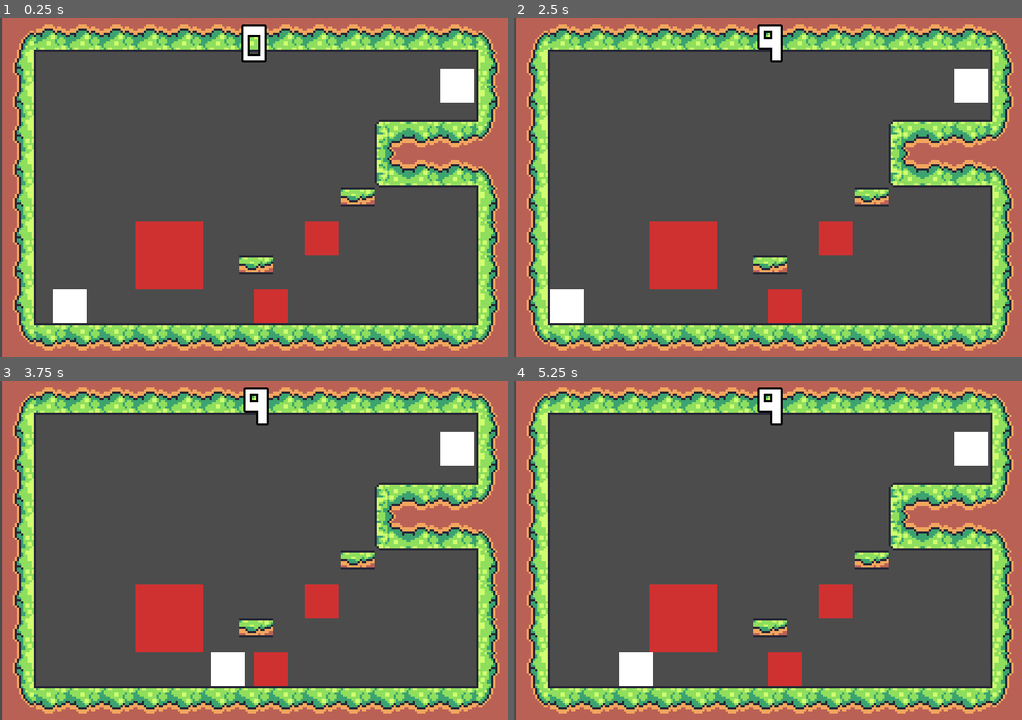
Above: before the commit, frames 1-4 (two rows, left to right).
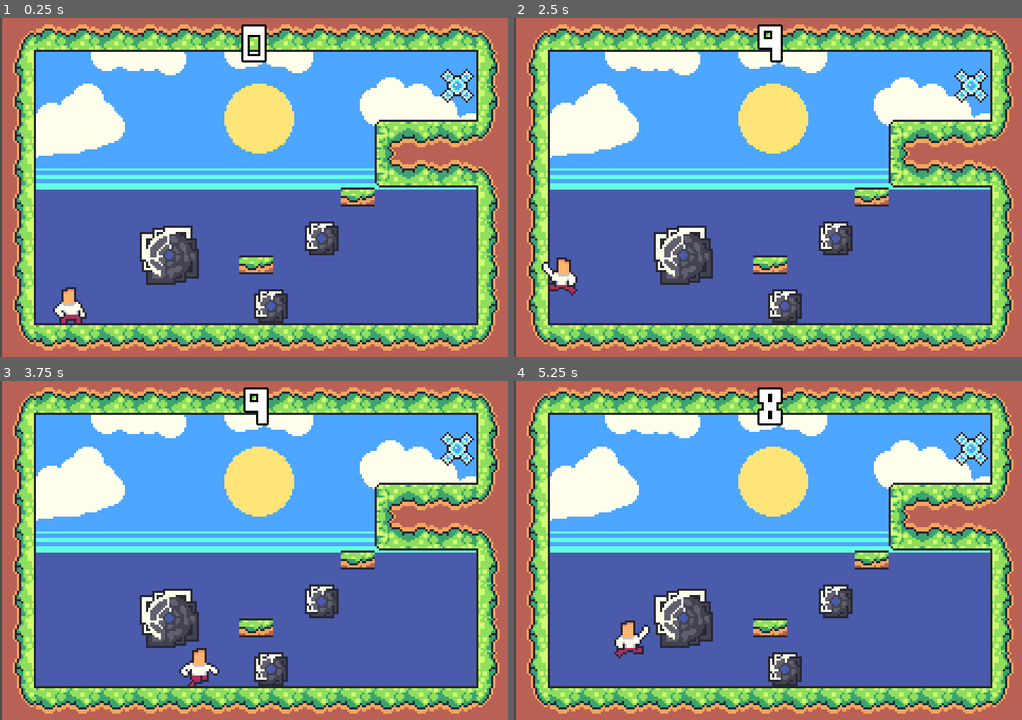
Above: after the commit, the same moments.

Repository: CaresleGames/LDJam51
Game: Godot game, scene res://src/Levels/Level6.tscn
Same seed, same stepped clock (60 frames per second), same inputs: the game is played once before the commit and once after it. The project has no main scene, so this scene is started directly.
Inputs:
- Up to frame 1 (0.25 s): no input
- Up to frame 2 (2.5 s): hold Right (ui_right) 0.53-2.03 s; hold Left (ui_left) from 2.03 s (still down)
- Up to frame 3 (3.75 s): tap Enter at 2.75 s; release Left (ui_left) at 2.78 s; hold Right (ui_right) from 2.78 s (still down)
- Up to frame 4 (5.25 s): release Right (ui_right) at 4.28 s; hold Left (ui_left) 4.28-5.03 s; hold Right (ui_right) from 5.03 s (still down)

The runs differ from the first frame. In frame 1, 64% of the frame differs, in the area x 7-94%, y 10-90%; in frame 2, 64%; in frame 3, 64%; in frame 4, 64%, in the area x 7-94%, y 3-90%.

Commit message:
Add sprites

Diff:
--- a/src/Goal/Goal.tscn
+++ b/src/Goal/Goal.tscn
@@ -1,6 +1,6 @@
 [gd_scene load_steps=4 format=2]
 
-[ext_resource path="res://assets/16x16.png" type="Texture" id=1]
+[ext_resource path="res://assets/goal.png" type="Texture" id=1]
 [ext_resource path="res://src/Goal/Goal.gd" type="Script" id=2]
 
 [sub_resource type="RectangleShape2D" id=1]
--- a/src/Levels/Level.tscn
+++ b/src/Levels/Level.tscn
@@ -6,10 +6,15 @@
 [ext_resource path="res://src/GameTimer/GameTimer.tscn" type="PackedScene" id=4]
 [ext_resource path="res://src/UI/UILevel/UILevel.tscn" type="PackedScene" id=5]
 [ext_resource path="res://src/Levels/Level.gd" type="Script" id=6]
+[ext_resource path="res://assets/background.png" type="Texture" id=7]
 
 [node name="Level" type="Node2D"]
 position = Vector2( 1, 0 )
 script = ExtResource( 6 )
+
+[node name="Sprite" type="Sprite" parent="."]
+texture = ExtResource( 7 )
+centered = false
 
 [node name="CanvasLayer" type="CanvasLayer" parent="."]
 
@@ -22,13 +27,6 @@
 
 [node name="Player" parent="." instance=ExtResource( 1 )]
 position = Vector2( 32, 136 )
-speed = 200
-speed_acc = 65.0
-speed_fri = 0.8
-speed_air_acc = 6.0
-speed_air_fri = 0.9
-gravity = 250.0
-jump_height = 150.0
 
 [node name="Goal" parent="." instance=ExtResource( 2 )]
 position = Vector2( 184, 136 )
--- a/src/Levels/Level1.tscn
+++ b/src/Levels/Level1.tscn
@@ -4,3 +4,6 @@
 
 [node name="Level1" instance=ExtResource( 1 )]
 next_level = "res://src/Levels/Level2.tscn"
+
+[node name="Player" parent="." index="4"]
+position = Vector2( 32, 128 )
--- a/src/Levels/LevelCam.tscn
+++ /dev/null
@@ -1,28 +0,0 @@
-[gd_scene load_steps=7 format=2]
-
-[ext_resource path="res://src/Levels/Level.gd" type="Script" id=1]
-[ext_resource path="res://src/TileMaps/TileMapLevel.tscn" type="PackedScene" id=2]
-[ext_resource path="res://src/UI/UILevel/UILevel.tscn" type="PackedScene" id=3]
-[ext_resource path="res://src/Player/PlayerCam.tscn" type="PackedScene" id=4]
-[ext_resource path="res://src/Goal/Goal.tscn" type="PackedScene" id=5]
-[ext_resource path="res://src/GameTimer/GameTimer.tscn" type="PackedScene" id=6]
-
-[node name="LevelCam" type="Node2D"]
-script = ExtResource( 1 )
-
-[node name="CanvasLayer" type="CanvasLayer" parent="."]
-
-[node name="UILevel" parent="CanvasLayer" instance=ExtResource( 3 )]
-
-[node name="TileMapLevel" parent="." instance=ExtResource( 2 )]
-tile_data = PoolIntArray( 0, 21, 0, 14, 22, 0, 65536, 21, 0, 65550, 22, 0, 131072, 21, 0, 131086, 22, 0, 196608, 21, 0, 196622, 22, 0, 262144, 21, 0, 262158, 22, 0, 327680, 21, 0, 327694, 22, 0, 393216, 21, 0, 393230, 22, 0, 458752, 21, 0, 458766, 22, 0, 524288, 21, 0, 524302, 22, 0, 589824, 21, 0, 589825, 12, 0, 589826, 12, 0, 589827, 12, 0, 589828, 12, 0, 589829, 12, 0, 589830, 12, 0, 589831, 12, 0, 589832, 12, 0, 589833, 12, 0, 589834, 12, 0, 589835, 12, 0, 589836, 12, 0, 589837, 12, 0, 589838, 22, 0 )
-
-[node name="DangerObjects" type="Node2D" parent="."]
-
-[node name="PlayerCam" parent="." instance=ExtResource( 4 )]
-position = Vector2( 112, 72 )
-
-[node name="Goal" parent="." instance=ExtResource( 5 )]
-position = Vector2( 200, 112 )
-
-[node name="GameTimer" parent="." instance=ExtResource( 6 )]
--- a/src/Objects/DangerObject/DangerObject.tscn
+++ b/src/Objects/DangerObject/DangerObject.tscn
@@ -1,7 +1,7 @@
 [gd_scene load_steps=4 format=2]
 
 [ext_resource path="res://src/Objects/GameObject.tscn" type="PackedScene" id=1]
-[ext_resource path="res://assets/32x32.png" type="Texture" id=3]
+[ext_resource path="res://assets/instakilll.png" type="Texture" id=2]
 
 [sub_resource type="GDScript" id=1]
 script/source = "class_name DangerObject
@@ -15,10 +15,9 @@
 "
 
 [node name="DangerObject" instance=ExtResource( 1 )]
-modulate = Color( 0.811765, 0.192157, 0.192157, 1 )
 script = SubResource( 1 )
 
 [node name="Sprite" parent="." index="0"]
-texture = ExtResource( 3 )
+texture = ExtResource( 2 )
 
 [connection signal="body_entered" from="." to="." method="_on_DangerObject_body_entered"]
--- a/src/Objects/DangerObject/DangerSmallObject.tscn
+++ b/src/Objects/DangerObject/DangerSmallObject.tscn
@@ -1,6 +1,6 @@
 [gd_scene load_steps=5 format=2]
 
-[ext_resource path="res://assets/16x16.png" type="Texture" id=1]
+[ext_resource path="res://assets/instakill-small.png" type="Texture" id=1]
 [ext_resource path="res://src/Objects/DangerObject/DangerObject.tscn" type="PackedScene" id=2]
 
 [sub_resource type="GDScript" id=1]
--- a/src/Player/Air.gd
+++ b/src/Player/Air.gd
@@ -3,23 +3,30 @@
 
 func enter(msg := {}) -> void:
 	print('air state')
+	player.anim.play("Air")
 	if msg.has("jump"):
 		if msg["jump"]:
 			player.velocity.y = -player.jump_height
+			player.anim.play("Jump")
 
 
 func physics_update(delta : float) -> void:
 	if player.is_complete:
 		return
-	player.velocity.y += player.gravity * delta
+
+	player.velocity = player.move_and_slide(player.velocity, Vector2.UP)
+
+	if not player.is_on_floor():
+		player.velocity.y += player.gravity * delta
 
 	var input_x := player.get_input()
 	player.velocity_apply(input_x, player.speed_air_acc, player.speed_air_fri)
 
-	player.velocity = player.move_and_slide(player.velocity, Vector2.UP)
-
 	if player.is_on_floor():
-		state_machine.transition_to("Run")
+		if is_equal_approx(player.velocity.x, 0):
+			state_machine.transition_to("Idle")
+		else:
+			state_machine.transition_to("Run")
 
 	if Input.is_action_just_pressed("ui_jump") and player.can_jump:
 		state_machine.transition_to("Air", {jump=true})
--- a/src/Player/Idle.gd
+++ b/src/Player/Idle.gd
@@ -3,6 +3,7 @@
 
 func enter(_msg := {}) -> void:
 	player.velocity = Vector2.ZERO
+	player.anim.play("Idle")
 
 
 func physics_update(_delta: float) -> void:
--- a/src/Player/Player.gd
+++ b/src/Player/Player.gd
@@ -21,6 +21,8 @@
 onready var raycast_center : RayCast2D = $RaycastGroup/Center
 onready var raycast_right : RayCast2D = $RaycastGroup/Right
 
+onready var anim : AnimationPlayer = $Anim
+onready var sprite : Sprite = $Sprite
 
 func _ready() -> void:
 	add_to_group(Groups.player)
@@ -33,7 +35,7 @@
 	)
 
 
-func _physics_process(_delta: float) -> void:
+func _physics_process(delta: float) -> void:
 	for ray in raycast_group.get_children():
 		ray = ray as RayCast2D
 		ray.force_raycast_update()
@@ -41,6 +43,7 @@
 			can_jump = true
 		else:
 			can_jump = false
+
 
 
 func velocity_apply(input: float, acc: float, fri: float) -> void:
@@ -52,3 +55,4 @@
 		direction = -1
 	else:
 		velocity.x = lerp(velocity.x, 0, fri)
+	sprite.scale.x = direction
--- a/src/Player/Player.tscn
+++ b/src/Player/Player.tscn
@@ -1,6 +1,6 @@
-[gd_scene load_steps=8 format=2]
+[gd_scene load_steps=14 format=2]
 
-[ext_resource path="res://assets/16x16.png" type="Texture" id=1]
+[ext_resource path="res://assets/player.png" type="Texture" id=1]
 [ext_resource path="res://src/Player/Player.gd" type="Script" id=2]
 [ext_resource path="res://src/StateMachine/StateMachine.gd" type="Script" id=3]
 [ext_resource path="res://src/Player/Air.gd" type="Script" id=4]
@@ -8,9 +8,107 @@
 [ext_resource path="res://src/Player/Run.gd" type="Script" id=6]
 
 [sub_resource type="RectangleShape2D" id=1]
-extents = Vector2( 8, 8 )
+extents = Vector2( 6, 8 )
+
+[sub_resource type="Animation" id=7]
+resource_name = "Air"
+length = 0.1
+tracks/0/type = "value"
+tracks/0/path = NodePath("Sprite:frame")
+tracks/0/interp = 1
+tracks/0/loop_wrap = true
+tracks/0/imported = false
+tracks/0/enabled = true
+tracks/0/keys = {
+"times": PoolRealArray( 0 ),
+"transitions": PoolRealArray( 1 ),
+"update": 1,
+"values": [ 10 ]
+}
+
+[sub_resource type="Animation" id=5]
+resource_name = "Death"
+length = 0.4
+tracks/0/type = "value"
+tracks/0/path = NodePath("Sprite:frame")
+tracks/0/interp = 1
+tracks/0/loop_wrap = true
+tracks/0/imported = false
+tracks/0/enabled = true
+tracks/0/keys = {
+"times": PoolRealArray( 0, 0.1, 0.2 ),
+"transitions": PoolRealArray( 1, 1, 1 ),
+"update": 1,
+"values": [ 4, 5, 6 ]
+}
+
+[sub_resource type="Animation" id=2]
+resource_name = "Idle"
+tracks/0/type = "value"
+tracks/0/path = NodePath("Sprite:frame")
+tracks/0/interp = 1
+tracks/0/loop_wrap = true
+tracks/0/imported = false
+tracks/0/enabled = true
+tracks/0/keys = {
+"times": PoolRealArray( 0 ),
+"transitions": PoolRealArray( 1 ),
+"update": 1,
+"values": [ 0 ]
+}
+
+[sub_resource type="Animation" id=6]
+resource_name = "Jump"
+length = 0.4
+tracks/0/type = "value"
+tracks/0/path = NodePath("Sprite:frame")
+tracks/0/interp = 1
+tracks/0/loop_wrap = true
+tracks/0/imported = false
+tracks/0/enabled = true
+tracks/0/keys = {
+"times": PoolRealArray( 0, 0.1, 0.2, 0.3 ),
+"transitions": PoolRealArray( 1, 1, 1, 1 ),
+"update": 1,
+"values": [ 7, 8, 9, 10 ]
+}
+
+[sub_resource type="Animation" id=3]
+length = 0.001
+tracks/0/type = "value"
+tracks/0/path = NodePath("Sprite:frame")
+tracks/0/interp = 1
+tracks/0/loop_wrap = true
+tracks/0/imported = false
+tracks/0/enabled = true
+tracks/0/keys = {
+"times": PoolRealArray( 0 ),
+"transitions": PoolRealArray( 1 ),
+"update": 0,
+"values": [ 0 ]
+}
+
+[sub_resource type="Animation" id=4]
+resource_name = "Run"
+length = 0.4
+loop = true
+tracks/0/type = "value"
+tracks/0/path = NodePath("Sprite:frame")
+tracks/0/interp = 1
+tracks/0/loop_wrap = true
+tracks/0/imported = false
+tracks/0/enabled = true
+tracks/0/keys = {
+"times": PoolRealArray( 0, 0.1, 0.2 ),
+"transitions": PoolRealArray( 1, 1, 1 ),
+"update": 1,
+"values": [ 1, 2, 3 ]
+}
 
 [node name="Player" type="KinematicBody2D"]
+collision_mask = 2
+collision/safe_margin = 0.001
+moving_platform_apply_velocity_on_leave = 2
 script = ExtResource( 2 )
 speed = 200
 speed_acc = 65.0
@@ -21,7 +119,9 @@
 jump_height = 150.0
 
 [node name="Sprite" type="Sprite" parent="."]
+position = Vector2( 0, -8 )
 texture = ExtResource( 1 )
+hframes = 11
 
 [node name="CollisionShape2D" type="CollisionShape2D" parent="."]
 shape = SubResource( 1 )
@@ -58,3 +158,12 @@
 enabled = true
 cast_to = Vector2( 0, 16 )
 collision_mask = 2
+
+[node name="Anim" type="AnimationPlayer" parent="."]
+autoplay = "Idle"
+anims/Air = SubResource( 7 )
+anims/Death = SubResource( 5 )
+anims/Idle = SubResource( 2 )
+anims/Jump = SubResource( 6 )
+anims/RESET = SubResource( 3 )
+anims/Run = SubResource( 4 )
--- a/src/Player/PlayerCam.tscn
+++ /dev/null
@@ -1,9 +0,0 @@
-[gd_scene load_steps=2 format=2]
-
-[ext_resource path="res://src/Player/Player.tscn" type="PackedScene" id=1]
-
-[node name="PlayerCam" instance=ExtResource( 1 )]
-
-[node name="Camera2D" type="Camera2D" parent="." index="4"]
-current = true
-editor_draw_drag_margin = true
--- a/src/Player/Run.gd
+++ b/src/Player/Run.gd
@@ -3,7 +3,7 @@
 
 func enter(_msg := {}) -> void:
 	print('run')
-
+	player.anim.play("Run")
 
 func physics_update(_delta: float) -> void:
 	if player.is_complete:
@@ -16,6 +16,7 @@
 		state_machine.transition_to("Idle")
 
 	if not player.is_on_floor():
+		print('is not in floor')
 		state_machine.transition_to("Air")
 
 	if Input.is_action_just_pressed("ui_jump"):
Binary file added: assets/background.png
Not shown, added: assets/background.png.import
Binary file added: assets/goal.png
Not shown, added: assets/goal.png.import
Binary file added: assets/instakill-small.png
Not shown, added: assets/instakill-small.png.import
Binary file added: assets/instakilll.png
Not shown, added: assets/instakilll.png.import
Binary file added: assets/player.png
Not shown, added: assets/player.png.import
Not shown: 1 places in src/Levels/Level.tscn that only renumber resources
